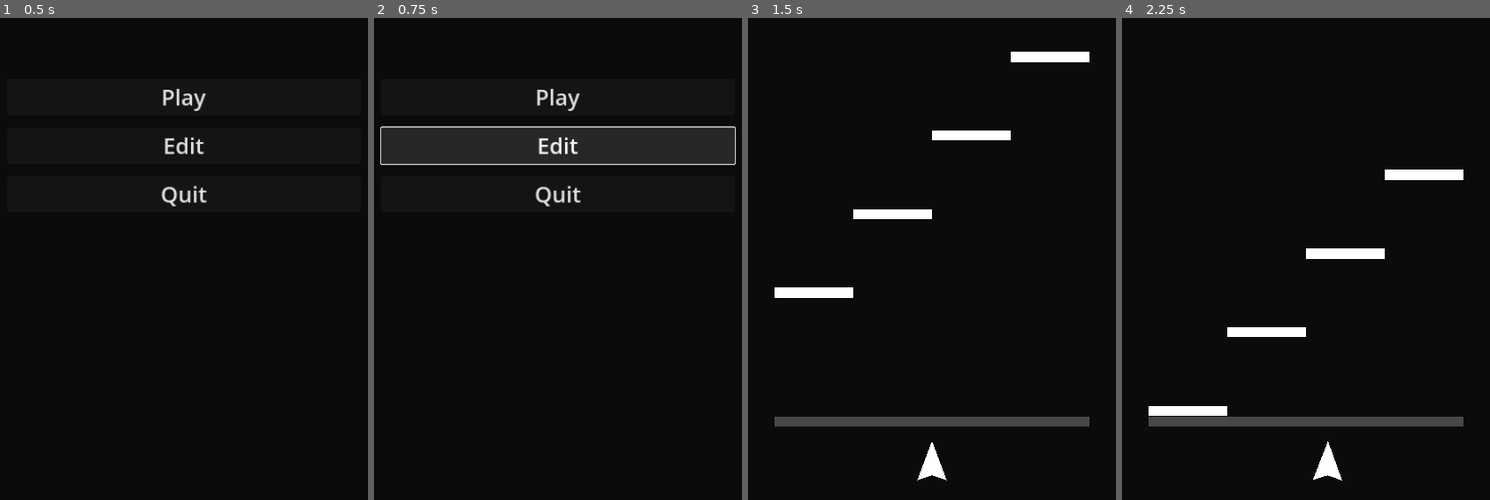
Above: before the commit, frames 1-4 (left to right).
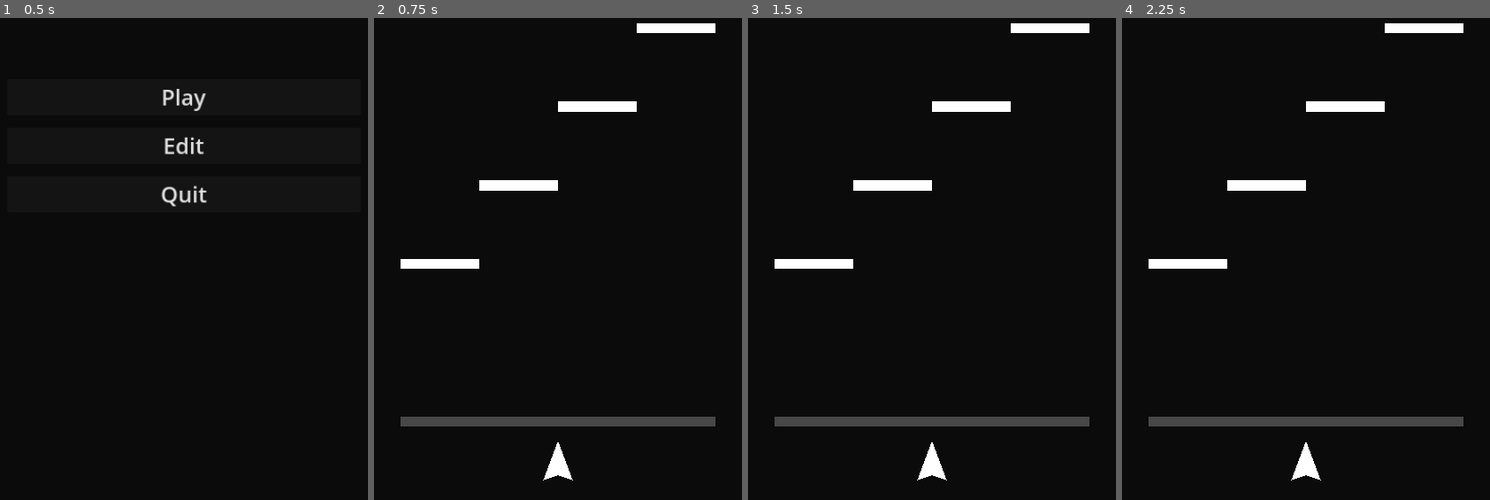
Above: after the commit, the same moments.

Repository: itsMapleLeaf/beat-breaker
Game: Godot game, scene res://title.tscn
Same seed, same stepped clock (60 frames per second), same inputs: the game is played once before the commit and once after it.
Inputs (mouse positions are in pixels of both pictures, inside the frame that each line leads up to):
- Up to frame 1 (0.5 s): no input
- Up to frame 2 (0.75 s): click "Edit" at 0.5 s
- Up to frame 3 (1.5 s): click (932, 95) at 1.25 s, where only the run before the commit has a clickable "Play"
- Up to frame 4 (2.25 s): tap Enter at 2 s; move the mouse to (1328, 143) at 2.02 s

Frame 1 is identical in both runs. In frame 2, 12% of the frame differs, in the area x 1-99%, y 1-96%; in frame 3, 3.6%; in frame 4, 4.2%.

Commit message:
stub editor scene

Diff:
--- /dev/null
+++ b/editor.tscn
@@ -0,0 +1,8 @@
+[gd_scene load_steps=2 format=3 uid="uid://dlfddx4bhbdv4"]
+
+[ext_resource type="PackedScene" uid="uid://ck8ay8mi4qp70" path="res://playfield.tscn" id="1_oyc0q"]
+
+[node name="Editor" type="Node2D"]
+
+[node name="Playfield" parent="." instance=ExtResource("1_oyc0q")]
+position = Vector2(320, 1024)
--- a/title.gd
+++ b/title.gd
@@ -15,7 +15,7 @@
 
 
 func _on_edit_button_down() -> void:
-	pass # Replace with function body.
+	get_tree().change_scene_to_file("res://editor.tscn")
 
 
 func _on_quit_button_down() -> void:
